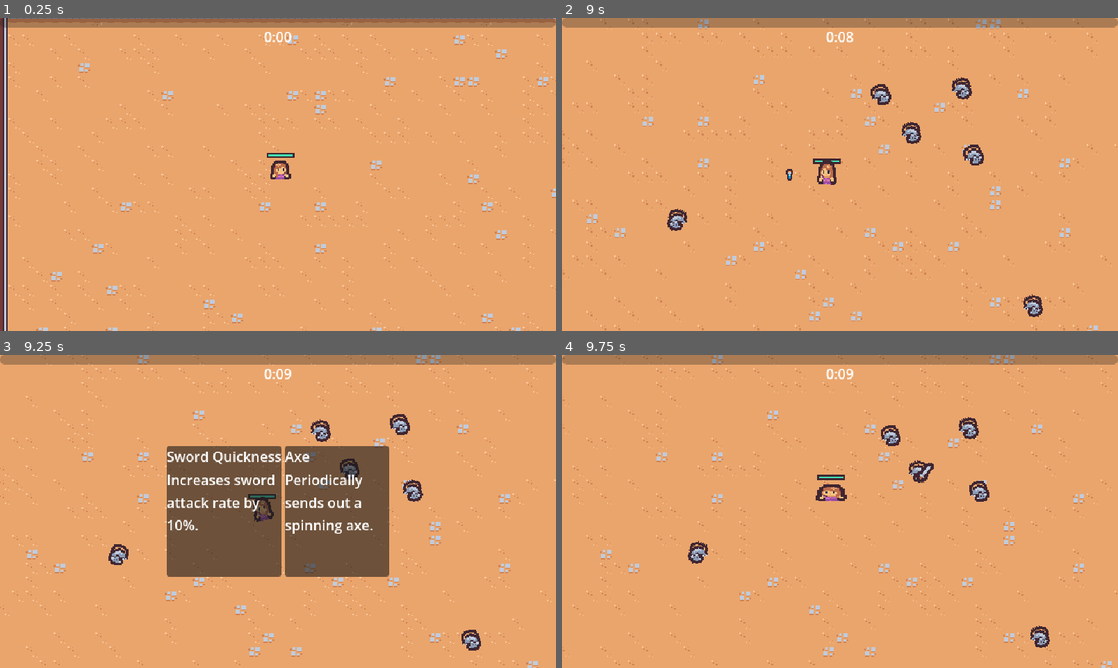
Above: before the commit, frames 1-4 (two rows, left to right).
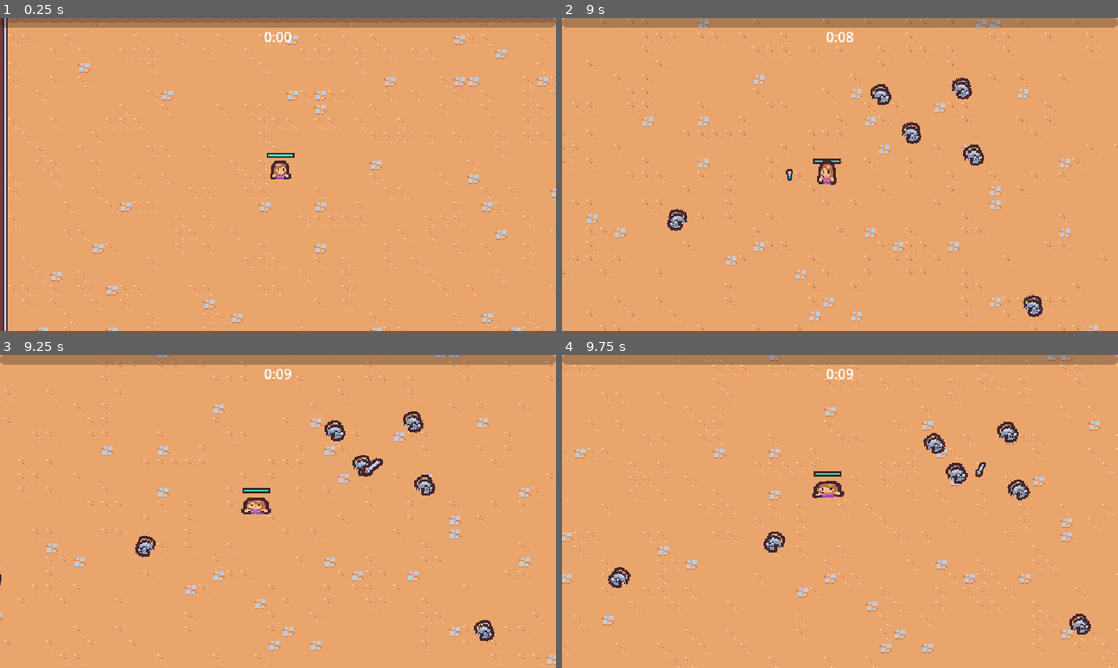
Above: after the commit, the same moments.

Repository: annehailer/cute-survivors
Game: Godot game, scene res://scenes/main/main.tscn
The game is run twice, just before and just after one commit, with the same random seed, the same clock (stepped at 60 frames per second) and the same inputs.
Inputs (mouse positions are in pixels of both pictures, inside the frame that each line leads up to):
- Up to frame 1 (0.25 s): no input
- Up to frame 2 (9 s): move the mouse to (962, 158) at 0.52 s; press the mouse at (962, 158) at 0.53 s; hold Right (move_right) 0.53-1.28 s; move the mouse to (728, 190) at 1.27 s; release the mouse at (728, 190) at 1.28 s; hold Down (move_down) 1.28-2.03 s; click (728, 190) at 1.35 s; move the mouse to (895, 105) at 2.02 s; press the mouse at (895, 105) at 2.03 s; hold Right (move_right) 2.03-2.78 s; move the mouse to (812, 237) at 2.77 s; release the mouse at (812, 237) at 2.78 s; hold Up (move_up) 2.78-3.53 s; click (812, 237) at 2.85 s; move the mouse to (1006, 221) at 3.52 s; press the mouse at (1006, 221) at 3.53 s; hold Left (move_left) 3.53-5.03 s; move the mouse to (673, 127) at 4.27 s; release the mouse at (673, 127) at 4.28 s; click (673, 127) at 4.35 s; move the mouse to (867, 174) at 5.02 s; press the mouse at (867, 174) at 5.03 s; hold Down (move_down) 5.03-5.78 s; move the mouse to (756, 96) at 5.77 s; release the mouse at (756, 96) at 5.78 s; hold Right (move_right) 5.78-6.53 s; click (756, 96) at 5.85 s; move the mouse to (962, 158) at 6.52 s; press the mouse at (962, 158) at 6.53 s; hold Up (move_up) 6.53-7.28 s; move the mouse to (728, 190) at 7.27 s; release the mouse at (728, 190) at 7.28 s; hold Right (move_right) 7.28-8.03 s; click (728, 190) at 7.35 s; move the mouse to (895, 105) at 8.02 s; press the mouse at (895, 105) at 8.03 s; hold Down (move_down) 8.03-8.78 s; move the mouse to (812, 237) at 8.77 s; release the mouse at (812, 237) at 8.78 s; hold Left (move_left) from 8.78 s (still down); click (812, 237) at 8.85 s
- Up to frame 3 (9.25 s): keep holding Left (move_left)
- Up to frame 4 (9.75 s): move the mouse to (784, 511) at 9.52 s; release Left (move_left) at 9.53 s; press the mouse at (784, 511) at 9.53 s; hold Up (move_up) from 9.53 s (still down)

Frames 1-2 are identical in both runs. In frame 3, 21% of the frame differs, in the area x 0-100%, y 0-100%; in frame 4, 6.9%.

Commit message:
feat: animating vial exp

Diff:
--- a/scenes/ability/axe/axe_ability/axe_ability.tscn
+++ b/scenes/ability/axe/axe_ability/axe_ability.tscn
@@ -43,6 +43,7 @@
 }
 
 [sub_resource type="CircleShape2D" id="CircleShape2D_ucbw6"]
+radius = 13.038404
 
 [node name="AxeAbility" type="Node2D" unique_id=29172126]
 script = ExtResource("1_usax7")
--- a/scenes/game_obj/exp_vial/exp_vial.gd
+++ b/scenes/game_obj/exp_vial/exp_vial.gd
@@ -1,10 +1,43 @@
 extends Node2D
+
+@onready var collision_shape: CollisionShape2D = $Area2D/CollisionShape2D
+@onready var sprite: Sprite2D = $Sprite2D
 
 
 func _ready() -> void:
 	pass
 
 
-func _on_area_2d_area_entered(area: Area2D) -> void:
+func tween_collect(percent: float, start_position: Vector2):
+	var player = get_tree().get_first_node_in_group("player")
+	if player == null:
+		return
+
+	global_position = start_position.lerp(player.global_position, percent)
+	var direction_from_start = player.global_position - start_position
+
+
+	var target_rotation = direction_from_start.angle() + deg_to_rad(90)
+	rotation = lerp_angle(rotation, target_rotation, 1 - exp(-2 * get_process_delta_time()))
+
+
+func collect():
 	GameEvents.emit_exp_vial_collected(1)
 	queue_free()
+
+
+func disable_collision():
+	collision_shape.disabled = true
+
+
+func _on_area_2d_area_entered(area: Area2D) -> void:
+	Callable(disable_collision).call_deferred()
+
+	var tween = create_tween()
+	tween.set_parallel()
+	tween.tween_method(tween_collect.bind(global_position), 0.0, 1.0, 0.5)\
+	.set_ease(Tween.EASE_IN)\
+	.set_trans(Tween.TRANS_BACK)
+	tween.tween_property(sprite, "scale", Vector2.ZERO, 0.05).set_delay(0.45)
+	tween.chain()
+	tween.tween_callback(collect)
--- a/scenes/game_obj/exp_vial/exp_vial.tscn
+++ b/scenes/game_obj/exp_vial/exp_vial.tscn
@@ -4,7 +4,7 @@
 [ext_resource type="Script" uid="uid://dmknrkn3i2cuh" path="res://scenes/game_obj/exp_vial/exp_vial.gd" id="1_x8n8b"]
 
 [sub_resource type="CircleShape2D" id="CircleShape2D_3d6ni"]
-radius = 22.022715
+radius = 25.0
 
 [node name="ExpVial" type="Node2D" unique_id=1024233643]
 script = ExtResource("1_x8n8b")
